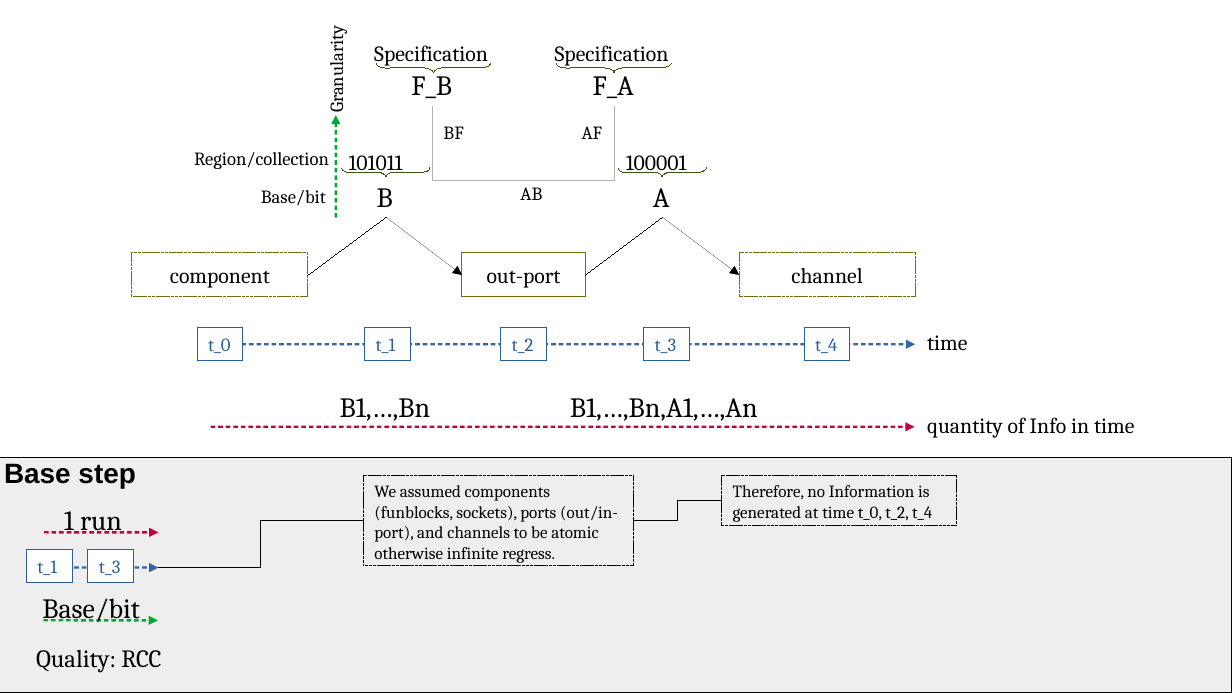
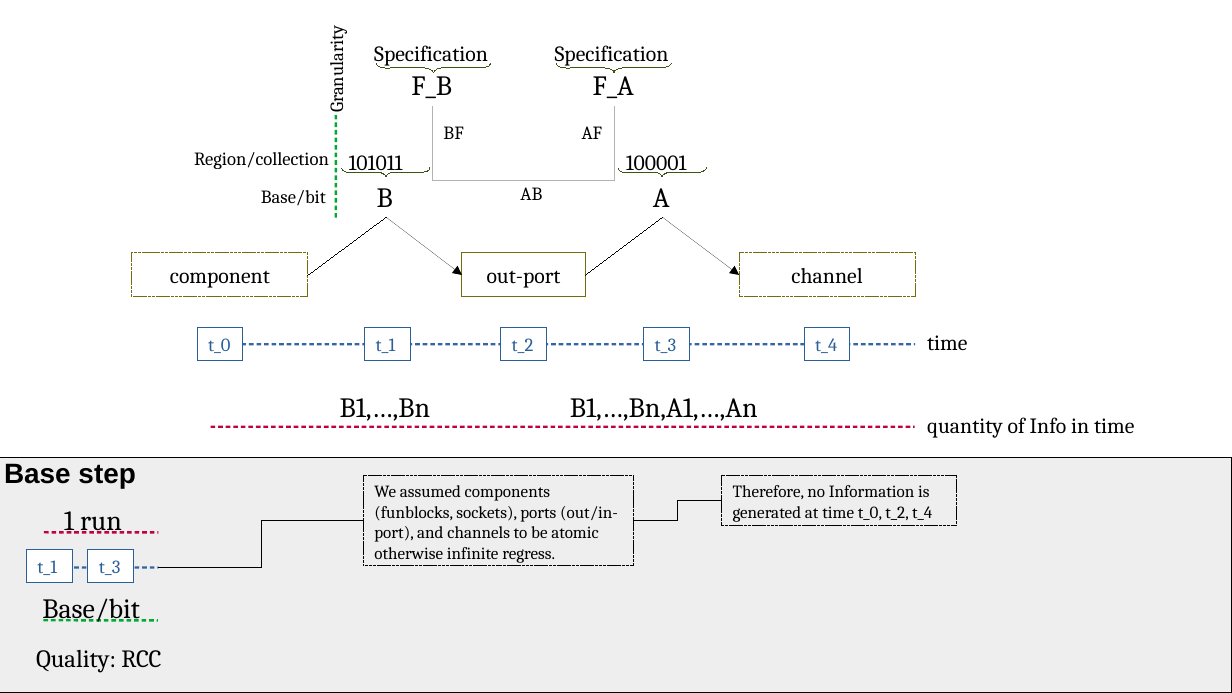
Before and after one commit to v-research/cybersecurity, a slide deck: slide 22 of images/v-research_demo-abf.odp. Drawn at 1232x693 pixels with LibreOffice and Linux fonts; fonts in the diff are those of the drawing. Boxes give left, top, right and bottom in pixels: in the first picture for what was removed or moved away, otherwise in the second. Text is boxed around its words. In the diff, an @@ line names an element or a change of style, - is before the commit and + after.

Commit message:
minor changes

```diff
--- a/images/v-research_demo-abf.odp
+++ b/images/v-research_demo-abf.odp
@@ arrow (337, 218) - (337, 115): arrow to line @@
@@ arrow (211, 344) - (916, 344): arrow to line @@
@@ arrow (210, 427) - (914, 427): arrow to line @@
@@ arrow (44, 532) - (159, 532): arrow to line @@
@@ arrow (44, 568) - (159, 568): arrow to line @@
@@ arrow (44, 620) - (158, 620): arrow to line @@
```
Also in this commit, not shown: 12 other slides changed.
